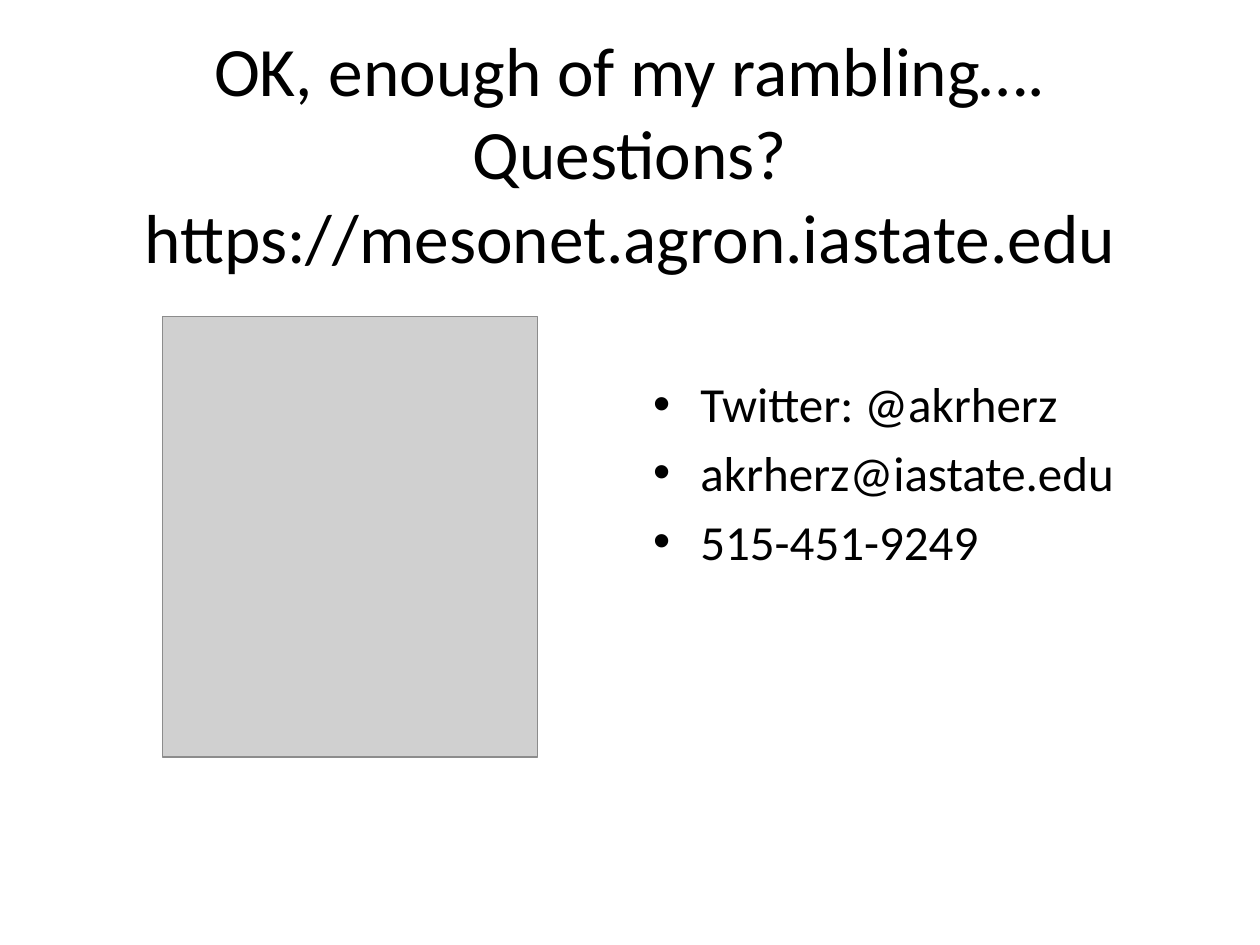
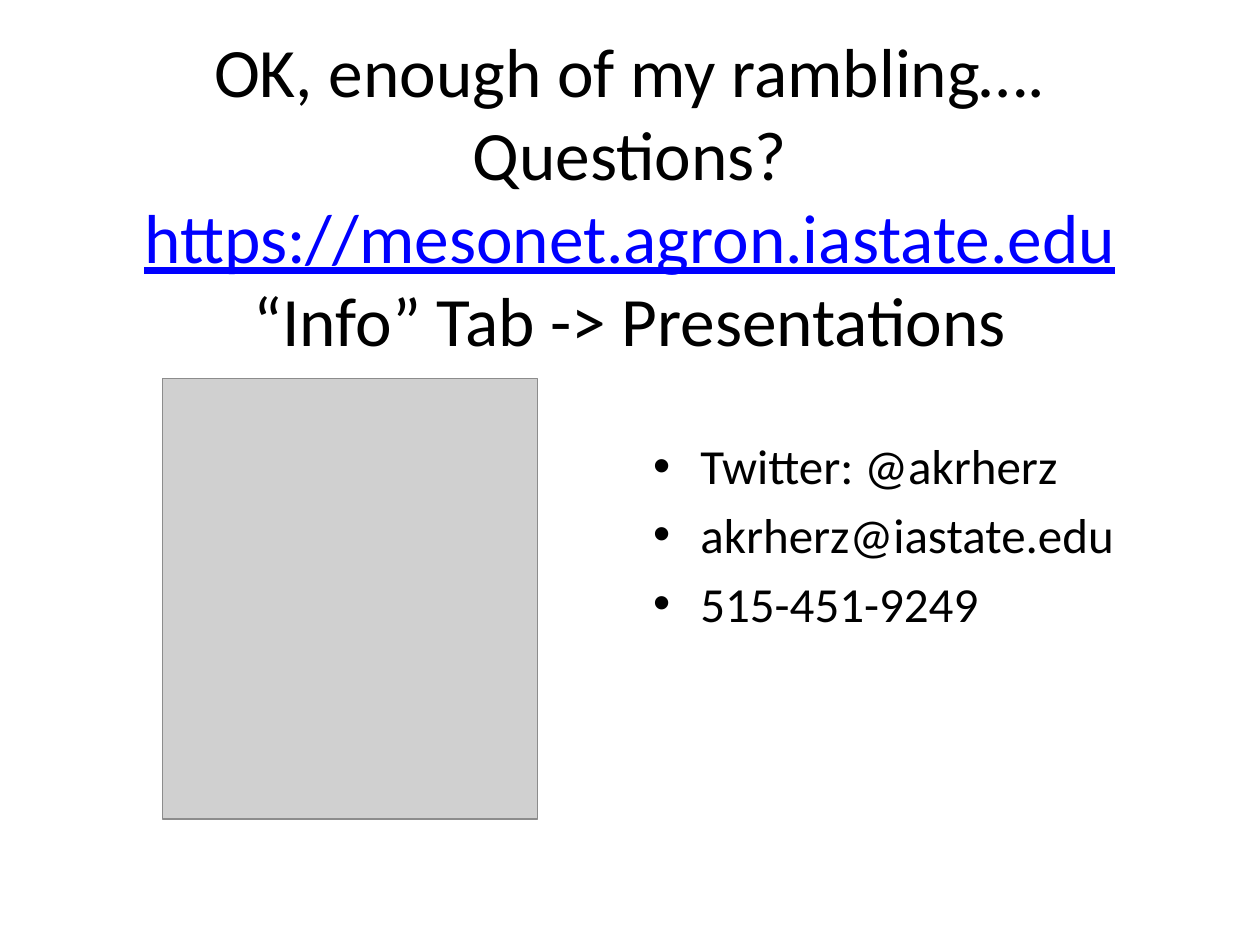
Before and after one commit to akrherz/akrherz, a slide deck: slide 40 of presentations/180301_seiara/herzmann_seiara.pptx (slide 27 before the commit). Drawn at 1260x945 pixels with LibreOffice and Linux fonts; fonts in the diff are those of the drawing; grey boxes stand for pictures. Boxes give left, top, right and bottom in pixels: in the first picture for what was removed or moved away, otherwise in the second. Text is boxed around its words. In the diff, an @@ line names an element or a change of style, - is before the commit and + after.

```diff
--- a/presentations/180301_seiara/herzmann_seiara.pptx
+++ b/presentations/180301_seiara/herzmann_seiara.pptx
@@ title at [144,49,1114,347]: text changed @@
-OK, enough of my rambling…. Questions?
-https://mesonet.agron.iastate.edu
+OK, enough of my rambling…. Questions?
+https://mesonet.agron.iastate.edu
+“Info” Tab -> Presentations
@@ picture: place and size @@
-picture at [163,316,538,757]
+picture at [163,378,538,819]
@@ text "Twitter: @akrherz": place and size @@
-text "Twitter: @akrherz" at [700,388,1113,561]
+text "Twitter: @akrherz" at [700,450,1113,623]
```
Also in this commit, not shown: 4 other slides changed, 13 slides added, 12 other files.
